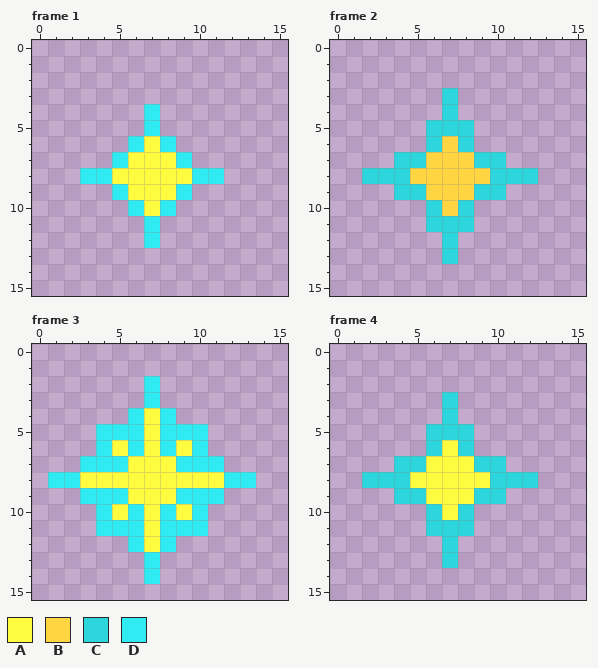
File history of a pixel-art file, Assets/Assets/Game objects/Light orb.aseprite. Above, as it was before the edit.
16x16 pixels, 4 frames. Shown: frame 1, frame 2, frame 3, frame 4.
Palette (. is transparent): A #fffc40  B #ffd541  C #2cd6dc  D #30ebf1
Pixels before, frame 1, first column x 3:
 4 ....D....
 5 ....D....
 6 ...DAD...
 7 ..DAAAD..
 8 DDAAAAADD
 9 ..DAAAD..
10 ...DAD...
11 ....D....
12 ....D....
Pixels before, frame 2, first column x 2:
 3 .....C.....
 4 .....C.....
 5 ....CCC....
 6 ....CBC....
 7 ..CCBBBCC..
 8 CCCBBBBBCCC
 9 ..CCBBBCC..
10 ....CBC....
11 ....CCC....
12 .....C.....
13 .....C.....
Pixels before, frame 3, first column x 1:
 2 ......D......
 3 ......D......
 4 .....DAD.....
 5 ...DDDADDD...
 6 ...DADADAD...
 7 ..DDDAAADDD..
 8 DDAAAAAAAAADD
 9 ..DDDAAADDD..
10 ...DADADAD...
11 ...DDDADDD...
12 .....DAD.....
13 ......D......
14 ......D......
Pixels before, frame 4, first column x 2:
 3 .....C.....
 4 .....C.....
 5 ....CCC....
 6 ....CAC....
 7 ..CCAAACC..
 8 CCCAAAAACCC
 9 ..CCAAACC..
10 ....CAC....
11 ....CCC....
12 .....C.....
13 .....C.....
Once edited:
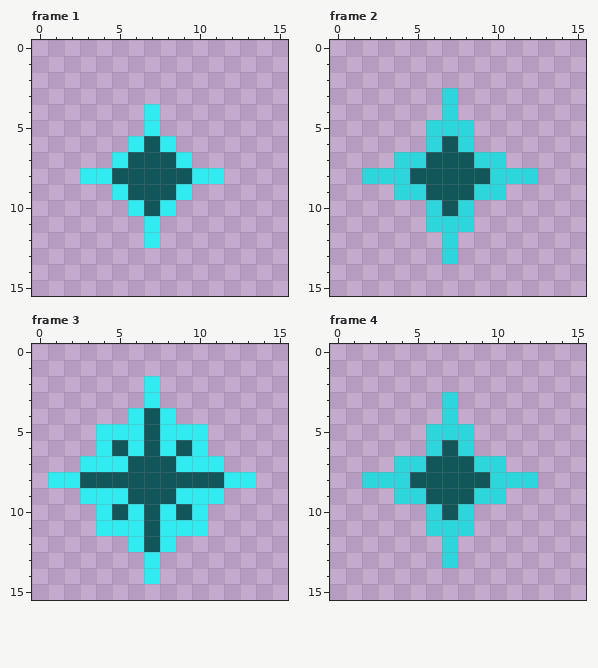
The exact change:
Colour A changes from #fffc40 to #115658.
Frame 2:
Colour B becomes colour A in row 6 at x 7; in row 7 at x 6 to 8; in row 8 at x 5 to 9; in row 9 at x 6 to 8; in row 10 at x 7.
Where, in picture pixels (left, top, right, bottom), the same in both pictures:
changed: (112, 136, 192, 216)
changed: (410, 136, 490, 216)
changed: (80, 408, 224, 552)
changed: (410, 440, 490, 520)
